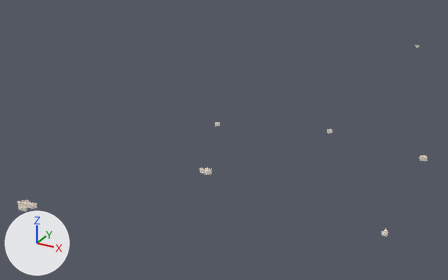
The glTF model data/gb/uk-lite/tiles/11-1988-1592.glb as it was, and as the next commit left it.
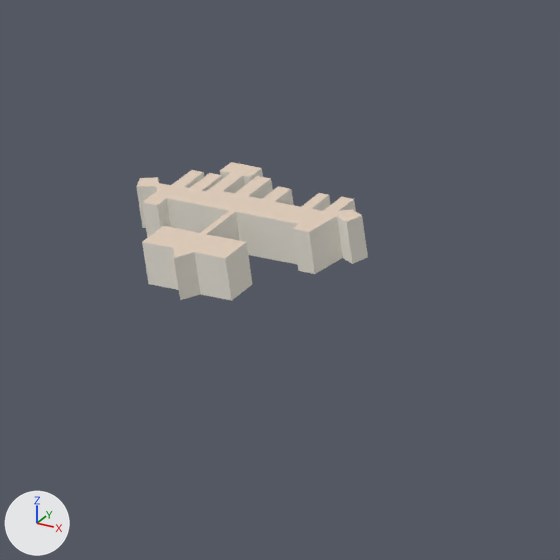
Each version is shown whole from a camera (50 mm lens) standing at (3431.0, -1949.0, 1056.0) and looking at (2108.0, 456.0, -147.0), then close up on the part from 1% to 12% of the width and 66% to 83% of the height. Arrows for +X, +Y and +Z are at lower left; the lights stay in place. The first two pictures are the older version. Where no turn or scale is listed for an object, it has been applied to the vertices. Vertices at exactly the same position are counted once.
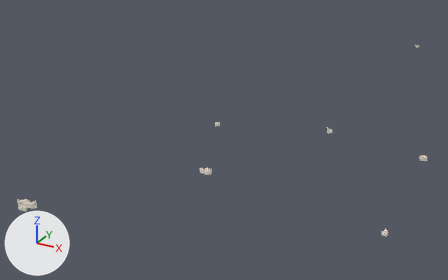
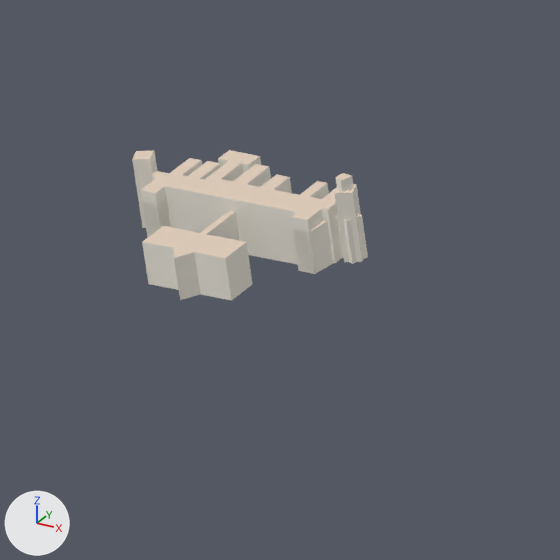
Where the newer file only moved an object's origin or applied its transform, the numbers keep the older frame.

Boxes [x1, y1, x2, y2] around the edits, measured in the close-ups (560 x 560 px):
'Mesh_0', reshaped (9% taller)
    before: [136, 162, 368, 301]
    after: [132, 150, 368, 301]
part 1 of me_mesh_0, added
    after: [132, 150, 363, 274]

The change in detail:
me_mesh_0 is used by ob_mesh_0; location (2483.3, 733.0, -8.9).
me_mesh_0 had 278 vertices, 403 faces and spanned x -589.0..589.0, y -1400.0..1400.0, z -9.0..9.0.
me_mesh_0 now has 348 vertices, 567 faces and spans x -589.0..589.0, y -1400.0..1400.0, z -9.0..19.0.
Part 1, on me_mesh_0:
20 vertices are added at x -582.0..132.0, y -1372.0..-247.0, z -8.0..19.0.
38 new vertices lie (0.0, 0.0, 18.0) away from vertices in x -582.0..-522.0, y -1380.0..-1348.0, z -8.0.
6 new vertices lie (0.0, 0.0, 23.0) away from vertices in x -589.0..131.0, y -1374.0..-242.0, z -8.0.
6 new vertices lie (0.0, 0.0, 23.0) away from vertices in x -582.0..132.0, y -1372.0..-247.0, z -8.0.
164 new faces join them.
